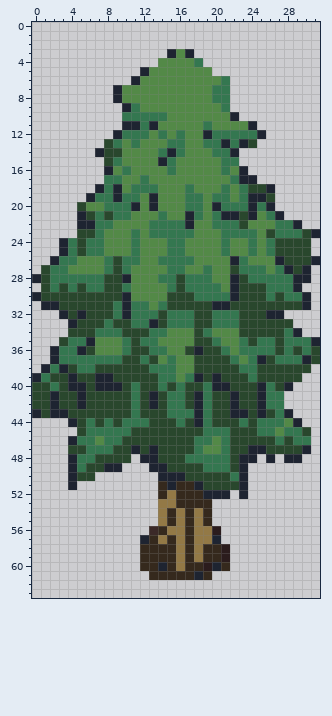
Edited in one commit: pixel-art sprite (Wraithknight/Content/tree3.png). The picture above is the old version.
The file is 32x64 pixels. Colours within 5 levels of each other are drawn and written as one.
And afterwards:
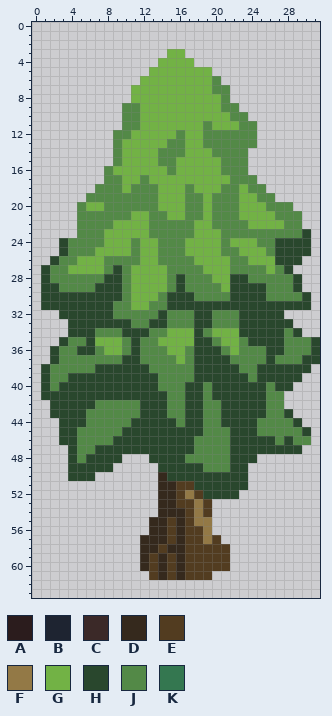
Palette (. is transparent): A #2b1c1d  B #1e2431  C #3b2928  D #35291d  E #523c20  F #937946  G #72b245  H #29472d  J #538947  K #347750
The edit:
Changed rows in their new state; - is an unchanged pixel.
first column x 0:
 3 ---------------GG.--------------
 4 --------------GGGG.-------------
 5 ------------.GGGGGGG------------
 6 -----------.GGGGGGGG-.----------
 7 ---------..GGGGGGGGGJJ----------
 8 ---------..GGGGGGGGGGJ----------
 9 ----------JJGGGGGGGGGJJ---------
10 ----------JJGGGGGGGGGGJJ--------
11 ----------JJGGGGGGGJGGG-J-------
12 ---------JJGGGGGJGGJJJJJJ.------
13 --------.JGGGGGJJGGJJJJJJ-------
14 -------..JGGGGJJJGGGJJJJ--------
15 --------.JGGGGJJGGGGGJJJ--------
16 --------JGGGGGGJGGGGGJ-J--------
17 --------JJGGJGGGGGGGGGJJJ-------
18 -------JJJGJJJGGGJGGGJ-GJJ.-----
19 ------JJJJJJ-JGGGJJGJJ-GGJJ-----
20 -----JGGJJJJ-JGGGJJGJJJGGGJJJ---
21 -----JJJJJJGG-JGGJJGJJJGGGGJJJ--
22 -----JJJJGGGGJJJJJGGJJJJGGGGJJ--
23 -----JJJGGGGGJJJJJGGGJJJJ-JJJJ-.
24 ---HJJJJGGGJGG-JJGGGGJGGG-J-----
25 ---HJJJGGGGJGG-JJGGGGJ-GGGJ-----
26 --HJJGGGJJJJGGJJJJGGGGJJGGGH--..
27 --JJGGGGJ-JGGGGJJ--GGGJJJJGJH..-
28 .-JJJJJJ--JGGGGJ-JJJGGH-JJJJJH.-
29 --HJJJJH--JGGGGJ-JJJJGH---JJJH--
30 .---------JGGG----JJJJH---JJJJH-
31 -HH------JJGG-J-----HH--------H-
32 ---H-H---JJJJJ-JJJ--JJJ---HH----
33 ----H---H--JJH-JJJ--JJJ---------
34 -------JJJ---JJGGG-JGGG-----JH--
35 ----JJHGGGJ-JJGGGG--JGGJ-HH-JJJH
36 --HJJH--GGJ-JJJGGJH--JGJJJH-JJJ-
37 --HJJJJJJJ--JJ-JG-----J-JJ-JJJH-
38 -HJJJJJ------JJJ-------JJ-------
39 .HJJH--HH-----JJ-JH-H---J-------
40 .-J-HH-HHH-H--JJJ--JHH---HJ-H---
41 .-H--H-----H-H-JJ-HJ--H--HJJ----
42 ..H--H-JJJJJ-H-JJ-HJJ-H--HJJ----
43 ..HH--JJJJJJ---JJHHJJ-HH-HJJH---
44 ---HH-JJJJJHH---J-HJJ--H-JJJ-H--
45 ---HHJJJJJH--------JJJ---JJ-JJ--
46 ---HHJJ-JH--------JJ-J-----J-JJ-
47 -----JJHH--H-H----J--J--HH----.-
48 ----HJH---.-.H---JJJJJ-HH-.-..--
49 ----HH--H.---.H----JJJ-H--------
50 ----H---------DHH-----HH--------
51 ----.----------DEEH----H--------
52 ---------------DEFEHHHH.--------
53 --------------DDEEFE------------
54 --------------D-DE-E------------
55 -------------DDEDE-F------------
56 -------------D-EDEE-.-----------
57 ------------D-DEDEE-E-----------
58 --------------E-DEEEEE----------
59 -------------E-EDEEEEE----------
60 -------------EDEDEEEEE----------
61 -------------E-E-EEE------------
